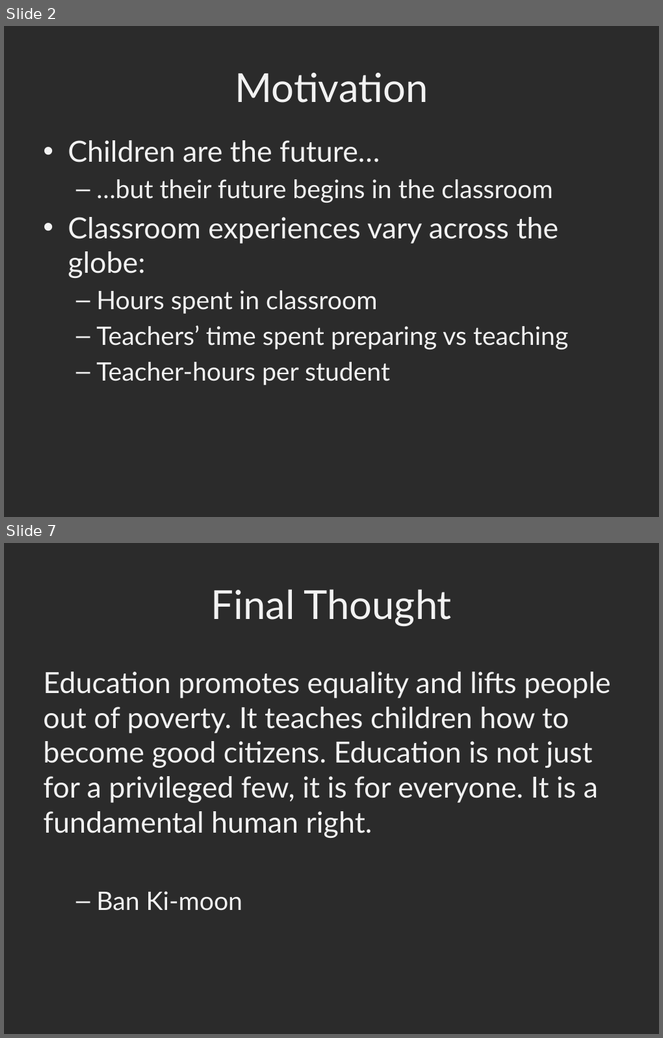
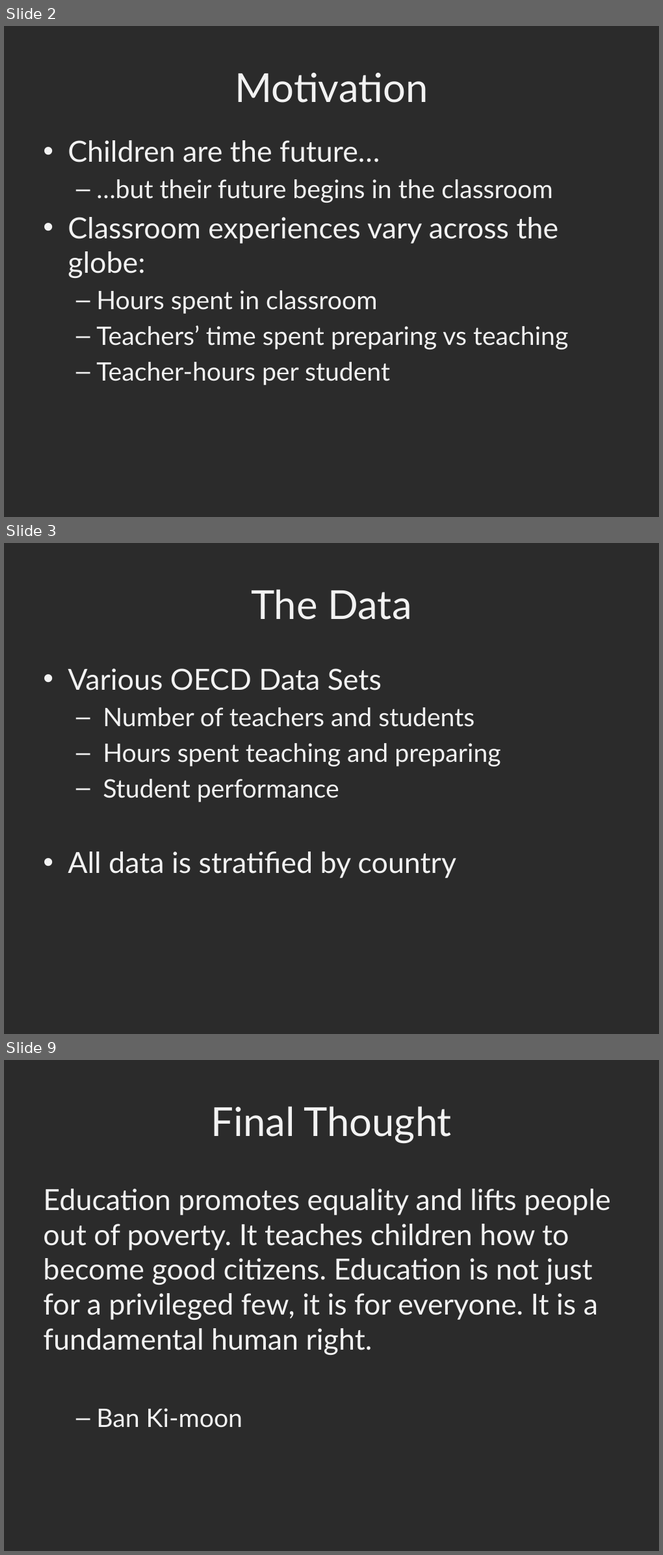
Before and after one commit to jtpdowns/DownsKay-W205-Project, a slide deck: TeacherActivitiesAndStudentPerformance.pptx. Shown one above the other, each under a label of ours: slides 2 and 7 before the commit, slides 2, 3 and 9 after it; the slides between them are not shown. The pictures are 663x1038 and 663x1555 pixels, drawn with LibreOffice and Linux fonts; fonts in the diff are those of the drawing; background and template pictures are left out; a plain dark background stands for a picture behind light text. Boxes give left, top, right and bottom in pixels: in the first picture for what was removed or moved away, otherwise in the second. Text is boxed around its words. In the diff, an @@ line names an element or a change of style, - is before the commit and + after.

```diff
--- a/TeacherActivitiesAndStudentPerformance.pptx
+++ b/TeacherActivitiesAndStudentPerformance.pptx
@@ slide 3 added at <box>4,543,659,1034</box>, background picture (left out) @@
@@ title added at <box>251,589,412,620</box>, 44 pt, text #F2F2F2 @@
+The Data
@@ text added at <box>68,668,501,878</box>, 28 pt, text #F2F2F2 @@
+• Various OECD Data Sets
+  – Number of teachers and students
+  – Hours spent teaching and preparing
+  – Student performance
+• All data is stratified by country
@@ what was slide 7 is now slide 9 @@
```
Also in this commit, not shown: 4 slides changed, 1 other slide added.
